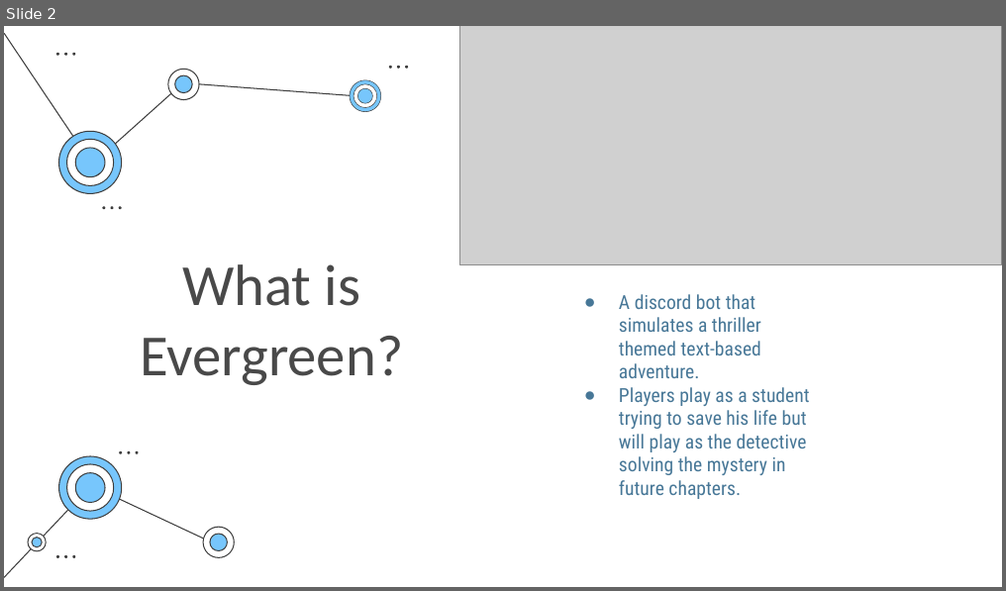
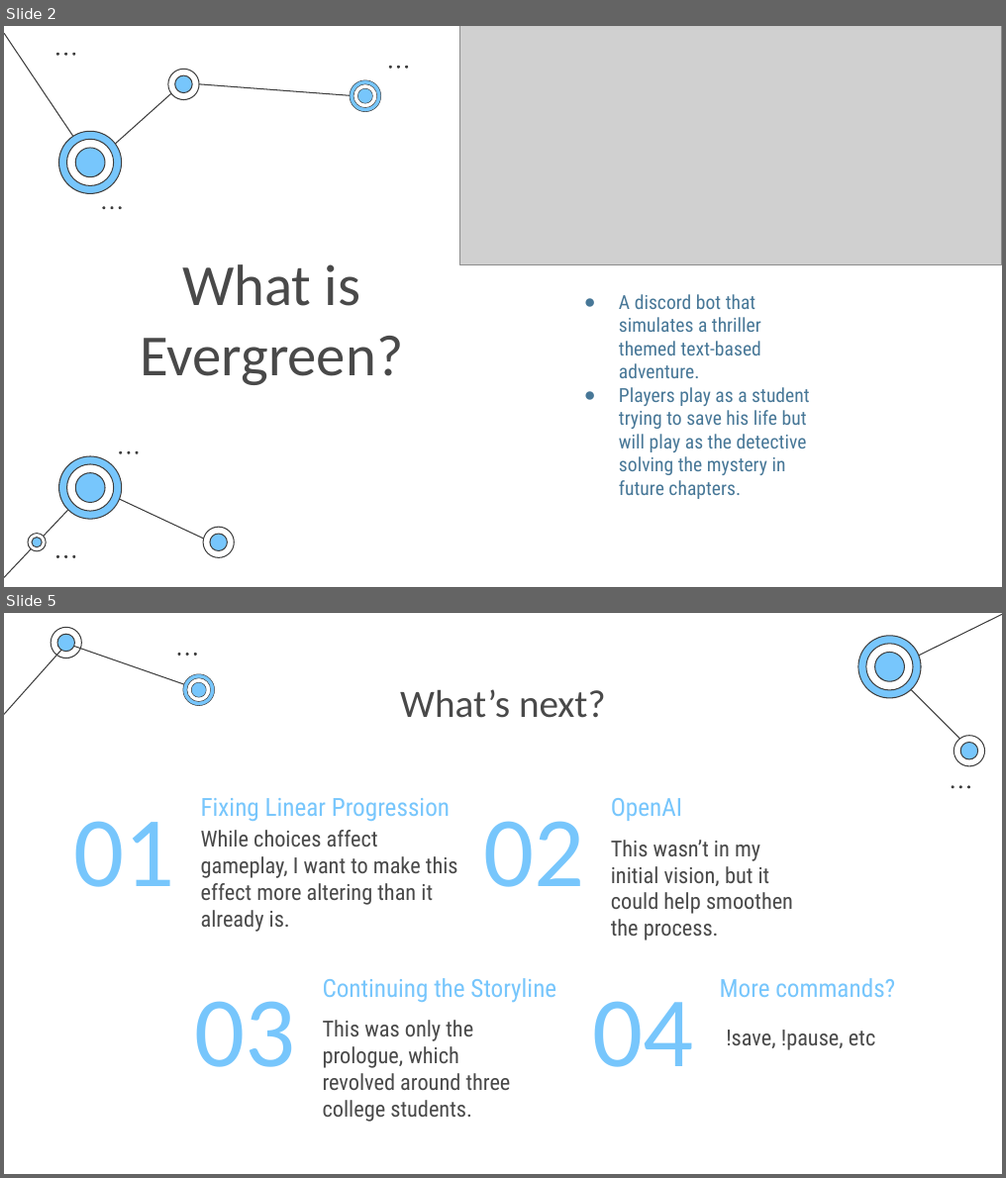
Before and after one commit to ksu-is/evergreen, a slide deck: The Evergreen Project - Cheyne Jackson.pptx. Shown one above the other, each under a label of ours: slide 2 before the commit, slides 2 and 5 after it; the slides between them are not shown. The pictures are 1006x591 and 1006x1178 pixels, drawn with LibreOffice and Linux fonts; fonts in the diff are those of the drawing; grey boxes stand for pictures. Boxes give left, top, right and bottom in pixels: in the first picture for what was removed or moved away, otherwise in the second. Text is boxed around its words. In the diff, an @@ line names an element or a change of style, - is before the commit and + after.

```diff
--- a/The Evergreen Project - Cheyne Jackson.pptx
+++ b/The Evergreen Project - Cheyne Jackson.pptx
@@ slide 5 added at [4,613,1002,1174], background #FFFFFF @@
@@ freeform shape added at [50,627,82,659], fill #3D3D3D @@
@@ freeform shape added at [56,634,75,652], fill #3D3D3D @@
@@ freeform shape added at [57,634,75,651], fill #77C6FC @@
@@ line added from (1002, 614) to (893, 667), #3D3D3D 0.75 pt @@
@@ line added from (4, 715) to (68, 643), #3D3D3D 0.75 pt @@
@@ line added from (68, 644) to (200, 690), #3D3D3D 0.75 pt @@
@@ ellipse added at [177,653,180,656], fill #3D3D3D @@
@@ ellipse added at [185,653,188,656], fill #3D3D3D @@
@@ ellipse added at [194,653,197,656], fill #3D3D3D @@
@@ group added at [858,635,922,699]: 6 freeform shapes @@
@@ line added from (969, 748) to (889, 667), #3D3D3D 0.75 pt @@
@@ group added at [182,673,215,706]: 6 freeform shapes @@
@@ title added at [400,689,606,718], 28 pt, text #494949 @@
+What’s next?
@@ group added at [953,735,985,766]: 4 freeform shapes @@
@@ ellipse added at [951,785,954,788], fill #3D3D3D @@
@@ ellipse added at [959,785,962,788], fill #3D3D3D @@
@@ ellipse added at [967,785,970,788], fill #3D3D3D @@
@@ subtitle added at [201,798,450,821], 18 pt, text #77C6FC @@
+Fixing Linear Progression
@@ subtitle added at [611,798,682,821], 18 pt, text #77C6FC @@
+OpenAI
@@ text added at [73,821,174,887], 72 pt, text #77C6FC @@
+01
@@ subtitle added at [201,830,458,932], 16 pt, text #494949 @@
+While choices affect gameplay, I want to make this effect more altering than it already is.
@@ text added at [483,821,584,887], 72 pt, text #77C6FC @@
+02
@@ subtitle added at [611,840,793,941], 16 pt, text #494949 @@
+This wasn’t in my initial vision, but it could help smoothen the process.
@@ subtitle added at [323,978,556,1003], 18 pt, text #77C6FC @@
+Continuing the Storyline
@@ subtitle added at [720,978,895,997], 18 pt, text #77C6FC @@
+More commands?
@@ text added at [195,1001,296,1067], 72 pt, text #77C6FC @@
+03
@@ subtitle added at [323,1020,511,1122], 16 pt, text #494949 @@
+This was only the prologue, which revolved around three college students.
@@ text added at [592,1001,693,1067], 72 pt, text #77C6FC @@
+04
@@ subtitle added at [726,1030,875,1051], 16 pt, text #494949 @@
+!save, !pause, etc
```
Also in this commit, not shown: 3 other slides added.
